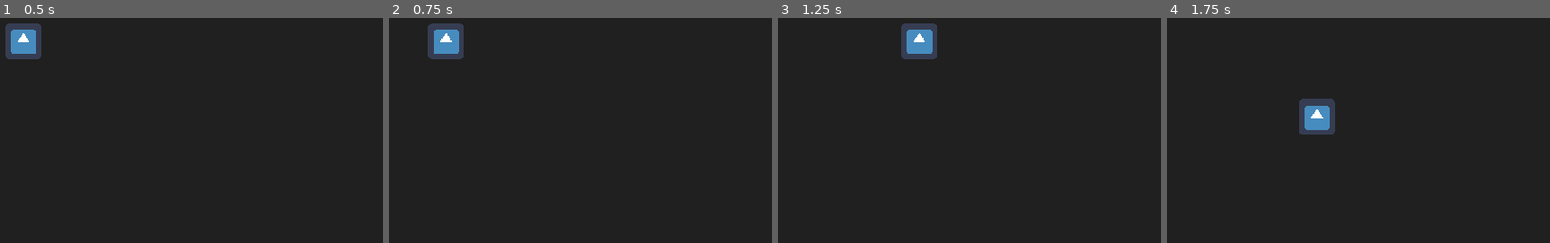
Above: before the commit, frames 1-4 (left to right).
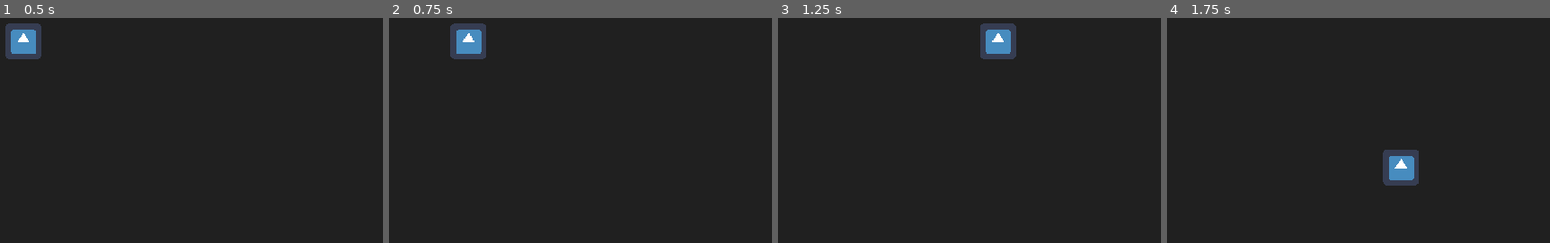
Above: after the commit, the same moments.

Repository: samsimsom/GODOT-v2.0
Game: Godot game, scene res://Main.tscn
Two runs of this game, one before a commit and one after it. Both use one fixed random seed, a clock stepped at 60 frames per second and the inputs below. The engine's default icon, where the game draws it, is replaced by a stand-in: a white triangle on a blue panel in a dark square.
Inputs:
- Up to frame 1 (0.5 s): no input
- Up to frame 2 (0.75 s): tap Enter at 0.5 s; hold D (move_right) from 0.53 s (still down); hold Space (shoot) from 0.53 s (still down)
- Up to frame 3 (1.25 s): keep holding D (move_right); keep holding Space (shoot)
- Up to frame 4 (1.75 s): release D (move_right) at 1.28 s; release Space (shoot) at 1.28 s; hold S (move_down) from 1.28 s (still down); tap Space (shoot) at 1.35 s

Frame 1 is identical in both runs. In frame 2, 2.2% of the frame differs, in the area x 10-26%, y 2-19%; in frame 3, 3.0%; in frame 4, 3.0%, in the area x 34-66%, y 35-75%.

Commit message:
component system

Diff:
--- a/space-shooter/Main.gd
+++ b/space-shooter/Main.gd
@@ -6,6 +6,11 @@
 
 
 func _unhandled_input(event: InputEvent) -> void:
+	debug_quit_game(event)
+
+
+# Quick Close Game Window
+func debug_quit_game(event: InputEvent) -> void:
 	if event is InputEvent:
 		if event.is_action_pressed("quit_game"):
 			get_tree().quit()
--- /dev/null
+++ b/space-shooter/player/Movement.gd
@@ -0,0 +1,29 @@
+extends Node
+
+
+export var movement_speed: float = 500.0
+export var movement_acceleration: float = 1000.0
+export var movement_deceleration: float = 2000.0
+
+
+# Get movement direction range of -1, 0, 1
+func get_direction() -> Vector2:
+	var left: float = Input.get_action_strength("move_left")
+	var right: float = Input.get_action_strength("move_right")
+	var down: float = Input.get_action_strength("move_down")
+	var up: float = Input.get_action_strength("move_up")
+
+	var x = (right - left)
+	var y = (down - up)
+
+	return Vector2(x, y)
+
+
+# Get movement direction normalized
+func get_normalized_direction() -> Vector2:
+	return get_direction().normalized()
+
+
+func _physics_process(_delta: float) -> void:
+	if owner.get_class() == "KinematicBody2D": # Check owner type
+		var _a = owner.move_and_slide(get_normalized_direction() * movement_speed)
--- /dev/null
+++ b/space-shooter/player/Movement.tscn
@@ -0,0 +1,6 @@
+[gd_scene load_steps=2 format=2]
+
+[ext_resource path="res://player/Movement.gd" type="Script" id=1]
+
+[node name="Movement" type="Node"]
+script = ExtResource( 1 )
--- a/space-shooter/player/Player.gd
+++ b/space-shooter/player/Player.gd
@@ -1,48 +1,5 @@
 extends KinematicBody2D
-
-
-
-"""
-move and slide icin ihtiyacim olanlar
-direction = eksi yada arti normalize edilmis bir vektor.
-speed = hareketin hizi
-acceleration ve deceleration = birim hiza ulsak icin gereken hizlanma
-ve yavaslama float
-
-"""
-func _enter_tree() -> void:
-	pass
 
 
 func _ready() -> void:
 	pass
-
-
-func _unhandled_input(event: InputEvent) -> void:
-	if event is InputEvent:
-		if event.is_action_pressed("shoot"):
-			print("Fire!")
-
-
-func get_direction() -> Vector2:
-	var left: float = Input.get_action_strength("move_left")
-	var right: float = Input.get_action_strength("move_right")
-	var down: float = Input.get_action_strength("move_down")
-	var up: float = Input.get_action_strength("move_up")
-
-	var x = (right - left)
-	var y = (down - up)
-
-	return Vector2(x, y)
-
-
-func get_normalized_direction() -> Vector2:
-	return get_direction().normalized()
-
-
-func _physics_process(delta: float) -> void:
-	var a = move_and_slide(get_normalized_direction() * 300)
-	print(a)
-
-func _exit_tree() -> void:
-	pass
--- a/space-shooter/player/Player.tscn
+++ b/space-shooter/player/Player.tscn
@@ -1,7 +1,9 @@
-[gd_scene load_steps=5 format=2]
+[gd_scene load_steps=7 format=2]
 
 [ext_resource path="res://player/Player.gd" type="Script" id=1]
 [ext_resource path="res://icon.png" type="Texture" id=2]
+[ext_resource path="res://player/Shoot.tscn" type="PackedScene" id=3]
+[ext_resource path="res://player/Movement.tscn" type="PackedScene" id=4]
 
 [sub_resource type="RectangleShape2D" id=1]
 extents = Vector2( 32, 32 )
@@ -23,3 +25,9 @@
 [node name="HitCollision" type="CollisionShape2D" parent="HitArea"]
 self_modulate = Color( 1, 0, 0, 1 )
 shape = SubResource( 2 )
+
+[node name="Abilities" type="Node" parent="."]
+
+[node name="Movement" parent="Abilities" instance=ExtResource( 4 )]
+
+[node name="Shoot" parent="Abilities" instance=ExtResource( 3 )]
--- /dev/null
+++ b/space-shooter/player/Shoot.gd
@@ -0,0 +1,12 @@
+extends Node
+
+
+func _unhandled_input(event: InputEvent) -> void:
+	shoot_input_handler(event)
+
+
+# Shoot key InpuEvent handle
+func shoot_input_handler(event: InputEvent) -> void:
+	if event is InputEvent:
+		if event.is_action_pressed("shoot"):
+			print("Fire!")
--- /dev/null
+++ b/space-shooter/player/Shoot.tscn
@@ -0,0 +1,6 @@
+[gd_scene load_steps=2 format=2]
+
+[ext_resource path="res://player/Shoot.gd" type="Script" id=1]
+
+[node name="Shoot" type="Node"]
+script = ExtResource( 1 )
